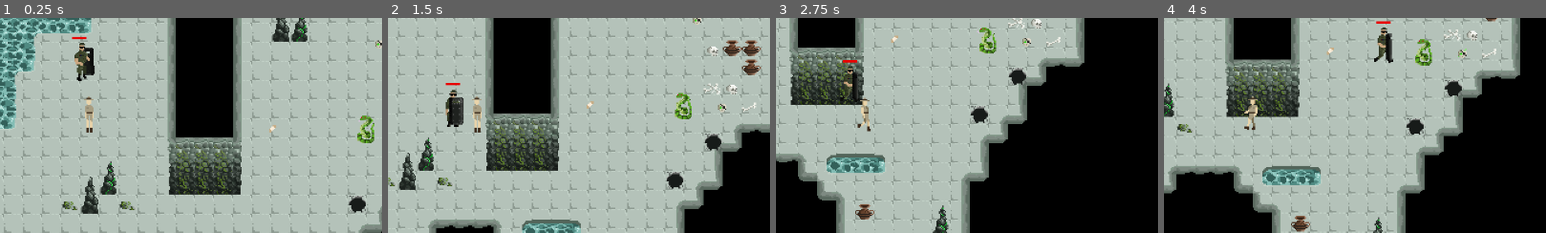
Above: before the commit, frames 1-4 (left to right).
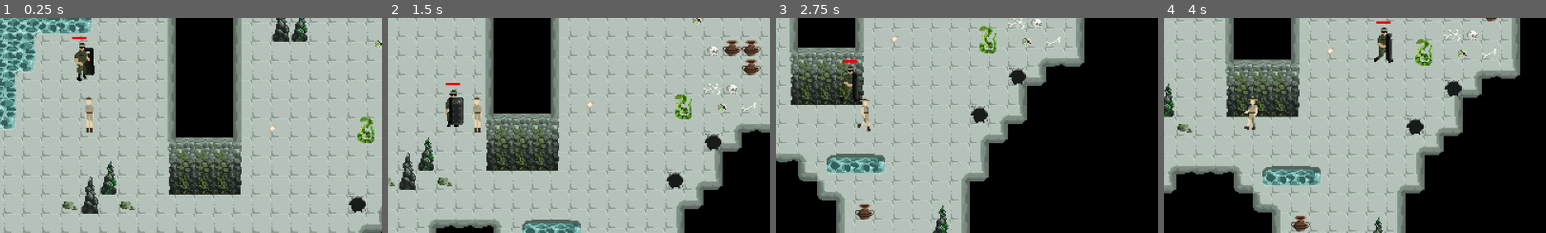
Above: after the commit, the same moments.

Repository: mirogon/Archaeology
Game: Godot game, scene res://Scenes/Main.tscn
Two runs of this game, one before a commit and one after it. Both use one fixed random seed, a clock stepped at 60 frames per second and the inputs below. The engine's default icon, where the game draws it, is replaced by a stand-in: a white triangle on a blue panel in a dark square.
Inputs (mouse positions are % of the whole screen's width and height, from its top left):
- Up to frame 1 (0.25 s): no input
- Up to frame 2 (1.5 s): move the mouse to (72, 45) at 0.52 s; hold Right (ui_right) 0.53-1.28 s; tap F (action) at 0.6 s; move the mouse to (30, 55) at 1.27 s; hold Down (ui_down) from 1.28 s (still down); tap 1 at 1.35 s
- Up to frame 3 (2.75 s): move the mouse to (60, 28) at 2.02 s; release Down (ui_down) at 2.03 s; hold Right (ui_right) from 2.03 s (still down); hold 2 from 2.03 s (still down)
- Up to frame 4 (4 s): move the mouse to (45, 70) at 2.77 s; release Right (ui_right) at 2.78 s; release 2 at 2.78 s; hold Up (ui_up) 2.78-3.53 s; tap F (action) at 2.85 s; move the mouse to (80, 65) at 3.52 s; hold Left (ui_left) from 3.53 s (still down); hold 1 from 3.53 s (still down)
The pictures show only the part of the screen within x 38-88%, y 28-78%; the shares and areas given below are measured in that part.

The runs differ from the first frame. In frame 1, 0.2% of the frame differs, in the area x 94-98%, y 45-54%; in frame 2, 0.1%; in frame 3, 0.1%; in frame 4, 0.1%.

Commit message:
Fixed draw layers

Diff:
--- a/Scenes/Enemies/Bat.tscn
+++ b/Scenes/Enemies/Bat.tscn
@@ -4,6 +4,18 @@
 
 [sub_resource type="RectangleShape2D" id=12]
 extents = Vector2( 6, 5 )
+
+[sub_resource type="AtlasTexture" id=8]
+atlas = ExtResource( 1 )
+region = Rect2( 0, 0, 16, 16 )
+
+[sub_resource type="AtlasTexture" id=9]
+atlas = ExtResource( 1 )
+region = Rect2( 16, 0, 16, 16 )
+
+[sub_resource type="AtlasTexture" id=10]
+atlas = ExtResource( 1 )
+region = Rect2( 32, 0, 16, 16 )
 
 [sub_resource type="AtlasTexture" id=1]
 atlas = ExtResource( 1 )
@@ -33,29 +45,17 @@
 atlas = ExtResource( 1 )
 region = Rect2( 96, 16, 16, 16 )
 
-[sub_resource type="AtlasTexture" id=8]
-atlas = ExtResource( 1 )
-region = Rect2( 0, 0, 16, 16 )
-
-[sub_resource type="AtlasTexture" id=9]
-atlas = ExtResource( 1 )
-region = Rect2( 16, 0, 16, 16 )
-
-[sub_resource type="AtlasTexture" id=10]
-atlas = ExtResource( 1 )
-region = Rect2( 32, 0, 16, 16 )
-
 [sub_resource type="SpriteFrames" id=11]
 animations = [ {
+"frames": [ SubResource( 8 ), SubResource( 9 ), SubResource( 10 ) ],
+"loop": true,
+"name": "Bat_fly",
+"speed": 7.0
+}, {
 "frames": [ SubResource( 1 ), SubResource( 2 ), SubResource( 3 ), SubResource( 4 ), SubResource( 5 ), SubResource( 6 ), SubResource( 7 ) ],
 "loop": true,
 "name": "Bat_ATK",
 "speed": 11.0
-}, {
-"frames": [ SubResource( 8 ), SubResource( 9 ), SubResource( 10 ) ],
-"loop": true,
-"name": "Bat_fly",
-"speed": 7.0
 } ]
 
 [node name="Bat" type="KinematicBody2D"]
--- a/Scenes/Enemies/Rat.tscn
+++ b/Scenes/Enemies/Rat.tscn
@@ -73,10 +73,10 @@
 
 [node name="AnimatedSprite" type="AnimatedSprite" parent="."]
 position = Vector2( 0, -8 )
-z_index = 2
+z_index = 5
 frames = SubResource( 67 )
 animation = "Rat_Walk"
-frame = 2
+frame = 3
 playing = true
 
 [node name="CollisionShape2D" type="CollisionShape2D" parent="."]
--- a/Scenes/Enemies/Scarab.tscn
+++ b/Scenes/Enemies/Scarab.tscn
@@ -70,10 +70,10 @@
 shape = SubResource( 1 )
 
 [node name="AnimatedSprite" type="AnimatedSprite" parent="."]
-z_index = 2
+z_index = 5
 frames = SubResource( 12 )
 animation = "Scarab_Atk"
-frame = 1
+frame = 4
 playing = true
 
 [node name="HealthSystem" parent="." instance=ExtResource( 3 )]
--- a/Scenes/Enemies/Snake.tscn
+++ b/Scenes/Enemies/Snake.tscn
@@ -102,7 +102,7 @@
 extents = Vector2( 9.5, 12 )
 
 [node name="Snake" type="KinematicBody2D" groups=["Enemy"]]
-z_index = 2
+z_index = 5
 script = ExtResource( 1 )
 moves = false
 animation_name = "Snake"
@@ -111,6 +111,7 @@
 z_index = 1
 frames = SubResource( 21 )
 animation = "Snake_Walk"
+frame = 8
 playing = true
 
 [node name="CollisionShape2D" type="CollisionShape2D" parent="."]
--- a/Scenes/Main.tscn
+++ b/Scenes/Main.tscn
@@ -24,9 +24,11 @@
 
 [node name="Player" parent="." instance=ExtResource( 1 )]
 position = Vector2( -361, 29 )
+z_index = 4
 
 [node name="Soldier" parent="." instance=ExtResource( 5 )]
 position = Vector2( -369, 1 )
+z_index = 4
 
 [node name="UiCanvasLayer" type="CanvasLayer" parent="."]
 script = ExtResource( 2 )
--- a/Scenes/Rooms/Room.tscn
+++ b/Scenes/Rooms/Room.tscn
@@ -693,7 +693,7 @@
 36/shape_one_way = false
 36/shape_one_way_margin = 0.0
 36/shapes = [  ]
-36/z_index = 2
+36/z_index = 5
 37/name = "GlowingStoneBottom"
 37/texture = ExtResource( 1 )
 37/tex_offset = Vector2( 0, 0 )
@@ -728,7 +728,7 @@
 38/shape_one_way = false
 38/shape_one_way_margin = 0.0
 38/shapes = [  ]
-38/z_index = 2
+38/z_index = 5
 39/name = "StoneBottom"
 39/texture = ExtResource( 1 )
 39/tex_offset = Vector2( 0, 0 )
@@ -777,6 +777,7 @@
 }
 
 [node name="Prop_Layer" type="TileMap" parent="."]
+z_index = 2
 tile_set = SubResource( 46 )
 cell_size = Vector2( 16, 16 )
 format = 1
--- a/Scripts/Ui/Ui.gd
+++ b/Scripts/Ui/Ui.gd
@@ -18,9 +18,13 @@
 func on_soldier_died():
 	$Dead.visible = true
 	$DeadLabel.visible = true
+	$MainUi.visible = false
+	$HealthResourceBar.visible = false
 	get_tree().paused = true
 
 func on_player_died():
 	$Dead.visible = true
 	$DeadLabel.visible = true
+	$MainUi.visible = false
+	$HealthResourceBar.visible = false
 	get_tree().paused = true
